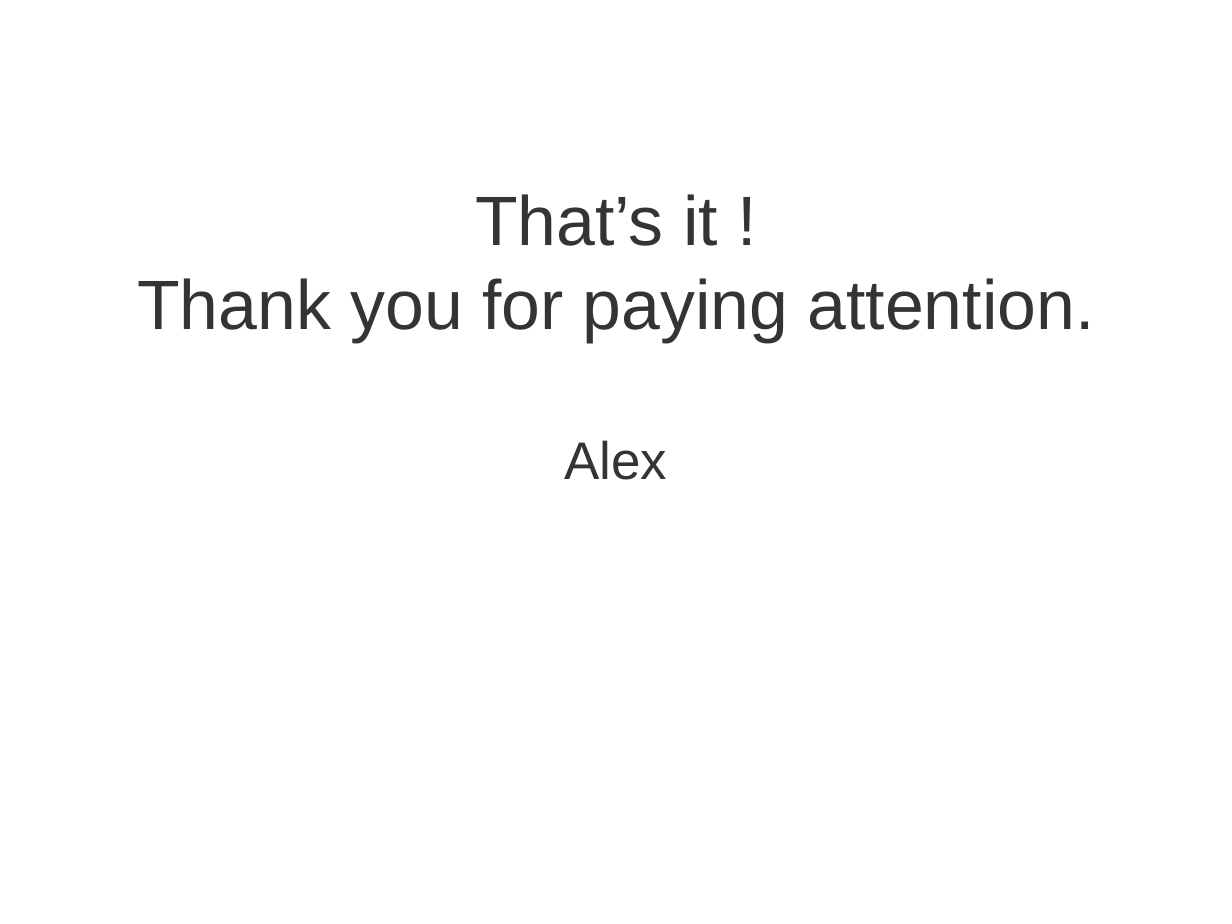
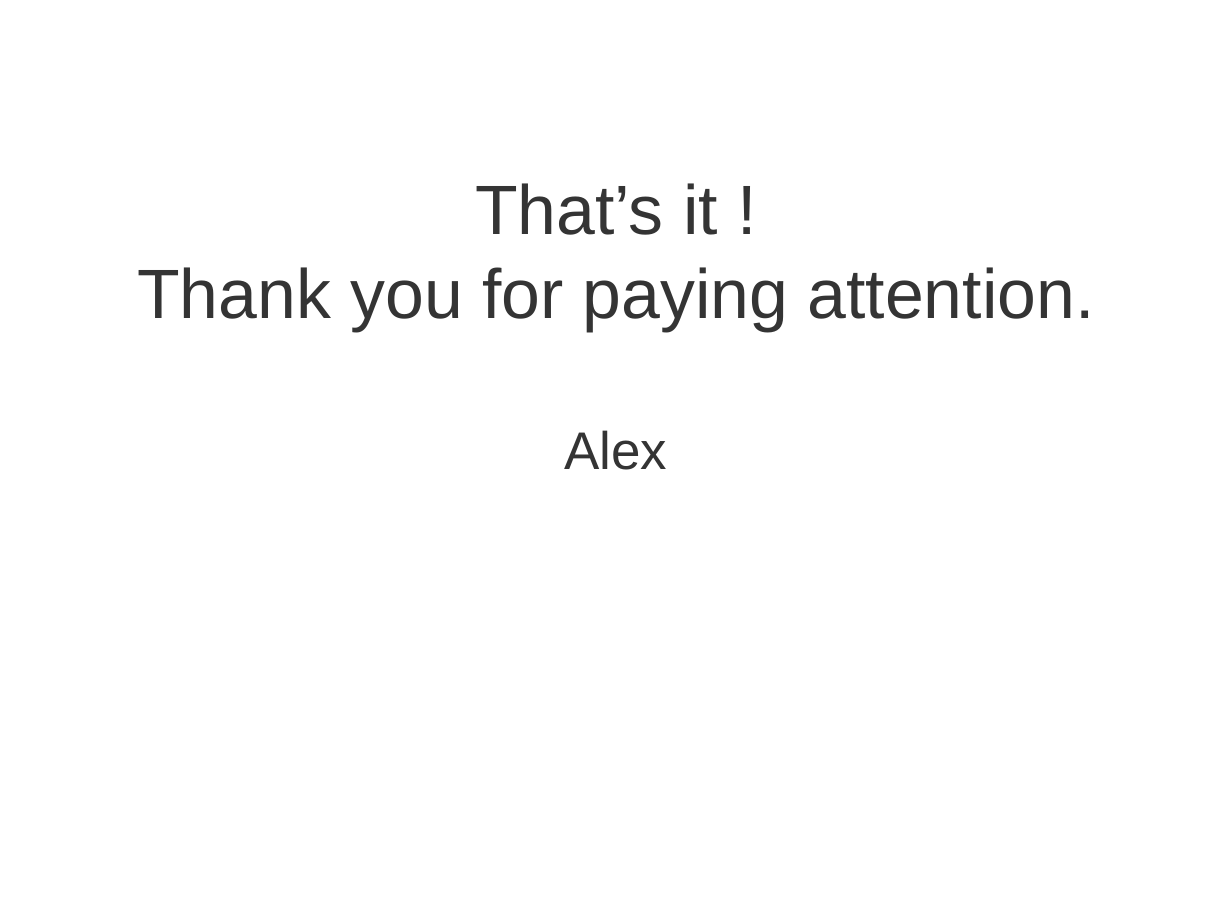
Before and after one commit to rexos/rexos.github.io, a slide deck: slide 22 of presentation.ppt (slide 21 before the commit). Drawn at 1232x924 pixels with LibreOffice and Linux fonts; fonts in the diff are those of the drawing. Boxes give left, top, right and bottom in pixels: in the first picture for what was removed or moved away, otherwise in the second. Text is boxed around its words. In the diff, an @@ line names an element or a change of style, - is before the commit and + after.

```diff
--- a/presentation.ppt
+++ b/presentation.ppt
@@ title "That’s it ! Thank you ...": place and size @@
-title "That’s it ! Thank you ..." at [137, 194, 1095, 480]
+title "That’s it ! Thank you ..." at [137, 183, 1095, 470]
```
Also in this commit, not shown: 7 other slides changed, 3 slides added, 2 slides removed.
